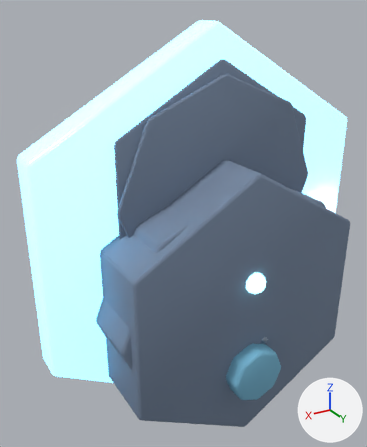
The glTF model public/assets/models/buildings/frost_tower.glb as it was, and as the next commit left it.
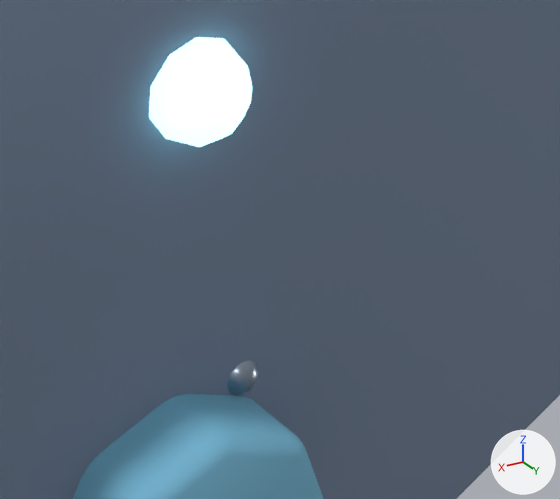
Each version is shown whole from a 50 mm camera at (2.75, 4.15, 3.57) aimed at (0.2, -0.1, 1.45), then close up on the part from 59% to 89% of the width and 59% to 82% of the height. Every picture has the same lights, and +X, +Y and +Z are marked at lower right. The first two pictures are the older version. Where no turn or scale is listed for an object, it has been applied to the vertices.

Objects in the first close-up: 'LOD2_PROXY_base', 'identityLamp', 'plinth', 'plinthBolt.2'.
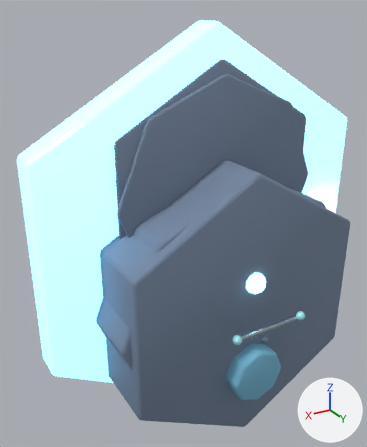
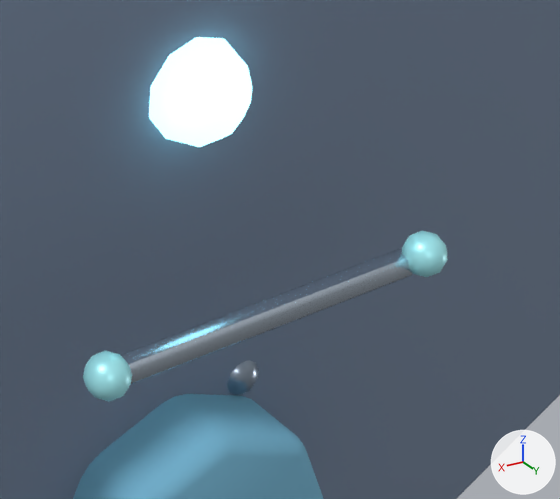
The change, as a diff of the scene's bpy script:
```diff
--- a/public/assets/models/buildings/frost_tower.glb.py
+++ b/public/assets/models/buildings/frost_tower.glb.py
@@ mat_mat_frost_tower_metallight @@
+mat_mat_frost_tower_metallight = principled_material('MAT_frost_tower_metalLight')
+mat_mat_frost_tower_metallight.base_color = (0.55, 0.64, 0.74)  # pale blue #c4d1df
+mat_mat_frost_tower_metallight.metallic = 0.9
+mat_mat_frost_tower_metallight.roughness = 0.22
@@ me_cube_846 @@
+me_cube_846.from_pydata(...)  # 56 vertices, 108 faces; spans x -0.36..0.36, y -0.023..0.023, z -0.023..0.023
+me_cube_846.materials.append(mat_mat_frost_tower_metallight)  # pale blue #c4d1df
@@ me_icosphere_481 @@
+me_icosphere_481.from_pydata(...)  # an icosphere of 80 faces spanning x -0.0428..0.0428, y -0.045..0.045, z -0.045..0.045
+me_icosphere_481.materials.append(mat_mat_frost_tower_accent)  # cyan #adf8ff
@@ ob_serviceplate @@
+ob_serviceplate = bpy.data.objects.new('servicePlate', me_cube_846)
+ob_serviceplate.location = (0.0, 1.12, 0.78)
@@ ob_servicebolt_r @@
+ob_servicebolt_r = bpy.data.objects.new('serviceBolt.R', me_icosphere_481)
+ob_servicebolt_r.location = (0.38, 1.14, 0.8)
@@ ob_servicebolt_l @@
+ob_servicebolt_l = bpy.data.objects.new('serviceBolt.L', me_icosphere_481.copy())
+ob_servicebolt_l.location = (-0.38, 1.14, 0.8)
```

Location of each change, [x1, y1, x2, y2] in pixels of the close-ups (560 x 499 px):
'servicePlate', added
    after: [121, 249, 413, 385]
'serviceBolt.R', added (cyan)
    after: [83, 350, 132, 402]
'serviceBolt.L', added (cyan)
    after: [402, 230, 448, 277]
